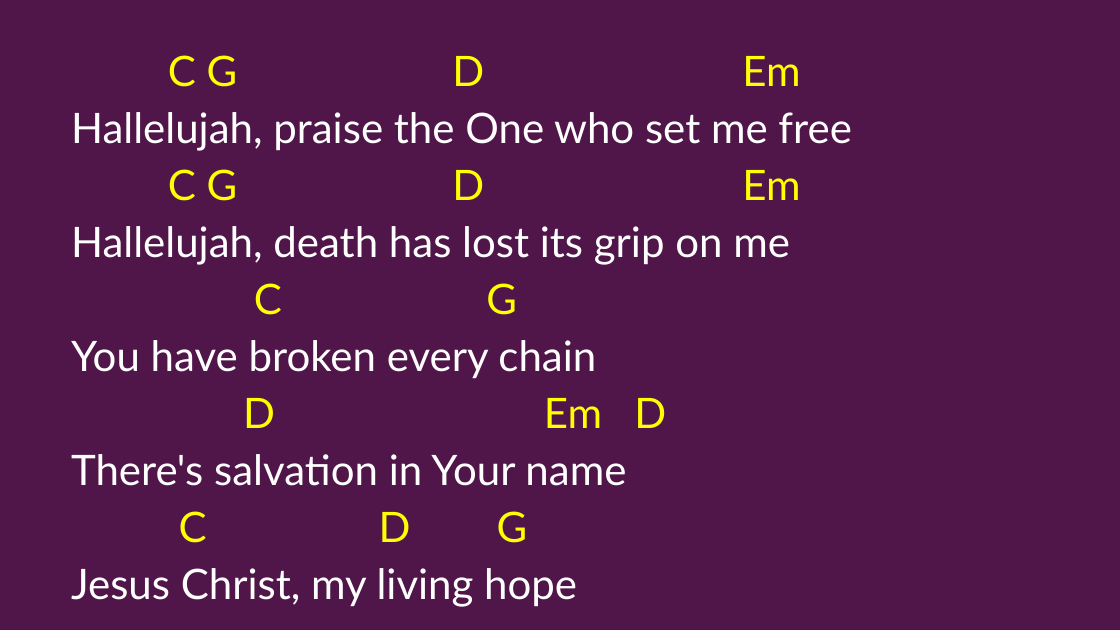
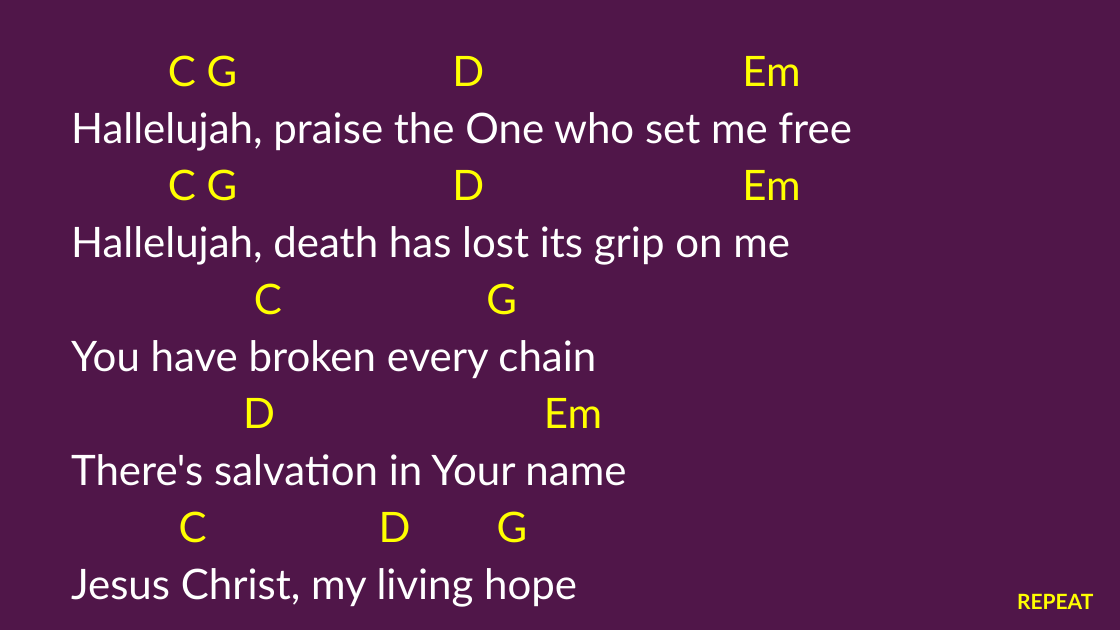
Before and after one commit to kendall412/worship, a slide deck: slide 32 of 2026-04-03 El Camino Set (CHORDS).pptx. Drawn at 1120x630 pixels with LibreOffice and Linux fonts; fonts in the diff are those of the drawing. Boxes give left, top, right and bottom in pixels: in the first picture for what was removed or moved away, otherwise in the second. Text is boxed around its words. In the diff, an @@ line names an element or a change of style, - is before the commit and + after.

Commit message:
revised

```diff
--- a/2026-04-03 El Camino Set (CHORDS).pptx
+++ b/2026-04-03 El Camino Set (CHORDS).pptx
@@ subtitle at <box>243,398,602,428</box>: text changed @@
-D Em D
+D Em
@@ text added at <box>1017,593,1093,609</box>, 18 pt, text #FFFF00, bold @@
+REPEAT
```
Also in this commit, not shown: 5 other slides changed.
